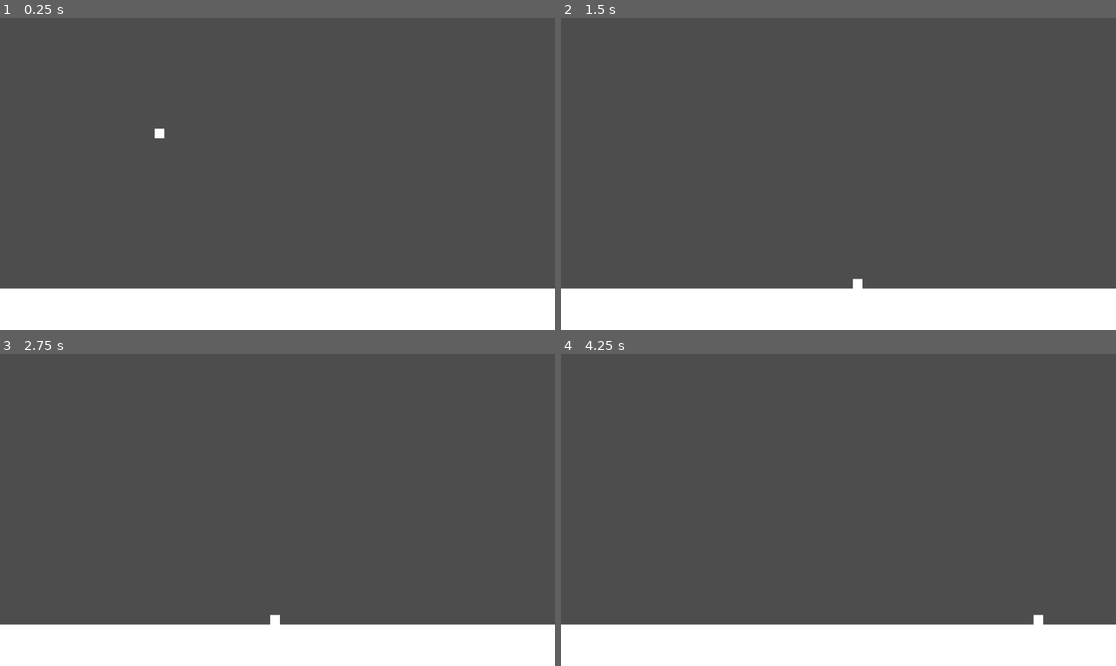
Above: before the commit, frames 1-4 (two rows, left to right).
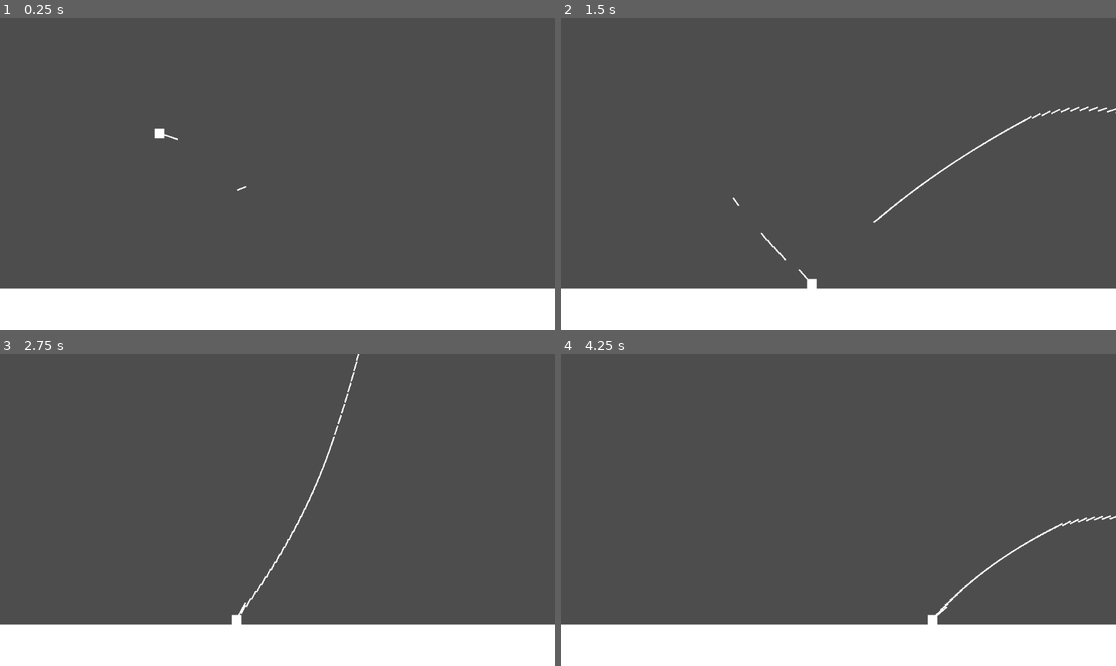
Above: after the commit, the same moments.

Repository: Audxius/Blaze-runner
Game: Godot game, scene res://Scenes/Level1.tscn
Same seed, same stepped clock (60 frames per second), same inputs: the game is played once before the commit and once after it.
Inputs (mouse positions are in pixels of both pictures, inside the frame that each line leads up to):
- Up to frame 1 (0.25 s): no input
- Up to frame 2 (1.5 s): tap Enter (ui_accept) at 0.5, 0.77 s; move the mouse to (960, 158) at 0.52 s; press the mouse at (960, 158) at 0.53 s; hold D from 0.53 s (still down); move the mouse to (727, 189) at 1.27 s; release the mouse at (727, 189) at 1.28 s; click (727, 189) at 1.35 s
- Up to frame 3 (2.75 s): tap Enter (ui_accept) at 1.52 s; move the mouse to (333, 441) at 2.02 s; release D at 2.03 s; press the mouse at (333, 441) at 2.03 s; hold A from 2.03 s (still down)
- Up to frame 4 (4.25 s): move the mouse to (810, 572) at 2.77 s; release A at 2.78 s; release the mouse at (810, 572) at 2.78 s; hold D from 2.78 s (still down); click (810, 572) at 2.85 s; tap Enter (ui_accept) at 3.02, 3.77 s; move the mouse to (1005, 556) at 3.52 s; press the mouse at (1005, 556) at 3.53 s

The runs differ from the first frame. In frame 1, less than 0.1% of the frame differs, in the area x 29-45%, y 37-56%; in frame 2, 0.5%, in the area x 30-100%, y 28-87%; in frame 3, 0.4%; in frame 4, 0.4%.

Commit message:
minor bug fixed 👀

Diff:
--- a/Scenes/Level1.tscn
+++ b/Scenes/Level1.tscn
@@ -1,7 +1,8 @@
-[gd_scene load_steps=5 format=3 uid="uid://ooljvwxaeise"]
+[gd_scene load_steps=6 format=3 uid="uid://ooljvwxaeise"]
 
 [ext_resource type="PackedScene" uid="uid://buwt6ljlkp7c2" path="res://Scenes/Player.tscn" id="1_848j0"]
 [ext_resource type="AudioStream" uid="uid://omtnaa2yq8n5" path="res://Music/intense music (just for fun, will get replaced later).mp3" id="2_5q8fg"]
+[ext_resource type="PackedScene" uid="uid://dhmdjs54mty1j" path="res://laser.tscn" id="3_rrndt"]
 
 [sub_resource type="RectangleShape2D" id="RectangleShape2D_gxrr8"]
 size = Vector2(1198, 94)
@@ -36,4 +37,8 @@
 
 [node name="AudioStreamPlayer" type="AudioStreamPlayer" parent="."]
 stream = ExtResource("2_5q8fg")
+volume_db = -2.894
 autoplay = true
+
+[node name="Laser" parent="." instance=ExtResource("3_rrndt")]
+position = Vector2(264, 452)
--- a/Scenes/Player.gd
+++ b/Scenes/Player.gd
@@ -1,7 +1,8 @@
 extends CharacterBody2D
 
+var kulka = preload("res://laser.tscn")
 
-const SPEED = 300.0
+const SPEED = 200.0
 const JUMP_VELOCITY = -400.0
 
 # Get the gravity from the project settings to be synced with RigidBody nodes.
@@ -17,8 +18,7 @@
 	if Input.is_action_just_pressed("ui_accept") and is_on_floor():
 		velocity.y = JUMP_VELOCITY
 
-	# Get the input direction and handle the movement/deceleration.
-	# As good practice, you should replace UI actions with custom gameplay actions.
+	# Zaidejo vaiksciojimas
 	var direction
 	if Input.is_key_pressed(KEY_A):
 		direction = -1;
@@ -32,3 +32,15 @@
 		velocity.x = move_toward(velocity.x, 0, SPEED)
 
 	move_and_slide()
+
+	# Saudymas
+
+	if Input.is_action_pressed("mouse_left"):
+		bullet()
+
+
+func bullet():
+	var instance = kulka.instantiate()
+	instance.position.x = position.x
+	instance.position.y = position.y
+	add_sibling(instance)
--- a/Scenes/Player.tscn
+++ b/Scenes/Player.tscn
@@ -1,8 +1,17 @@
-[gd_scene load_steps=3 format=3 uid="uid://buwt6ljlkp7c2"]
+[gd_scene load_steps=4 format=3 uid="uid://buwt6ljlkp7c2"]
 
 [ext_resource type="Script" path="res://Scenes/Player.gd" id="1_lpi2i"]
 
 [sub_resource type="RectangleShape2D" id="RectangleShape2D_ffpd2"]
+
+[sub_resource type="GDScript" id="GDScript_5lems"]
+script/source = "extends CharacterBody2D
+
+
+func _physics_process(delta):
+	look_at(get_global_mouse_position())
+	#print(get_angle_to(get_global_mouse_position()))
+"
 
 [node name="Player" type="CharacterBody2D"]
 script = ExtResource("1_lpi2i")
@@ -15,3 +24,11 @@
 
 [node name="CollisionShape2D" type="CollisionShape2D" parent="."]
 shape = SubResource("RectangleShape2D_ffpd2")
+
+[node name="CharacterBody2D" type="CharacterBody2D" parent="."]
+script = SubResource("GDScript_5lems")
+
+[node name="ColorRect" type="ColorRect" parent="CharacterBody2D"]
+offset_top = -2.0
+offset_right = 40.0
+offset_bottom = 1.0
--- /dev/null
+++ b/laser.gd
@@ -0,0 +1,20 @@
+extends CharacterBody2D
+
+var speed = 1000 #kulku greitis
+var lifetime = 5 #sekundes pries pasalinant kulka is atminties
+var mouse_position
+
+func _ready():
+	mouse_position = get_global_mouse_position()
+	velocity = Vector2(mouse_position.x-position.x,mouse_position.y-position.y) #Kulku judesio kryptis
+	look_at(mouse_position)
+
+func _physics_process(delta):
+	#Atsakinkas uz kulku judesi
+	velocity=velocity.normalized()*speed*delta
+	position+=velocity
+
+	#Atsakinkas uz kulku pasalinima
+	lifetime -= delta
+	if(lifetime<=0):
+		queue_free()
--- /dev/null
+++ b/laser.tscn
@@ -0,0 +1,17 @@
+[gd_scene load_steps=2 format=3 uid="uid://dhmdjs54mty1j"]
+
+[ext_resource type="Script" path="res://laser.gd" id="1_0fjfg"]
+
+[node name="Laser" type="CharacterBody2D"]
+script = ExtResource("1_0fjfg")
+
+[node name="ColorRect" type="ColorRect" parent="."]
+offset_left = -3.0
+offset_top = -2.0
+offset_right = 17.0
+offset_bottom = 1.0
+metadata/_edit_use_anchors_ = true
+
+[node name="VisibleOnScreenNotifier2D" type="VisibleOnScreenNotifier2D" parent="."]
+position = Vector2(-7, 0)
+scale = Vector2(0.3, 0.15)
--- a/project.godot
+++ b/project.godot
@@ -15,6 +15,14 @@
 config/features=PackedStringArray("4.2", "Mobile")
 config/icon="res://icon.svg"
 
+[input]
+
+mouse_left={
+"deadzone": 0.5,
+"events": [Object(InputEventMouseButton,"resource_local_to_scene":false,"resource_name":"","device":-1,"window_id":0,"alt_pressed":false,"shift_pressed":false,"ctrl_pressed":false,"meta_pressed":false,"button_mask":1,"position":Vector2(320, 23),"global_position":Vector2(324, 64),"factor":1.0,"button_index":1,"canceled":false,"pressed":true,"double_click":false,"script":null)
+]
+}
+
 [rendering]
 
 renderer/rendering_method="mobile"
